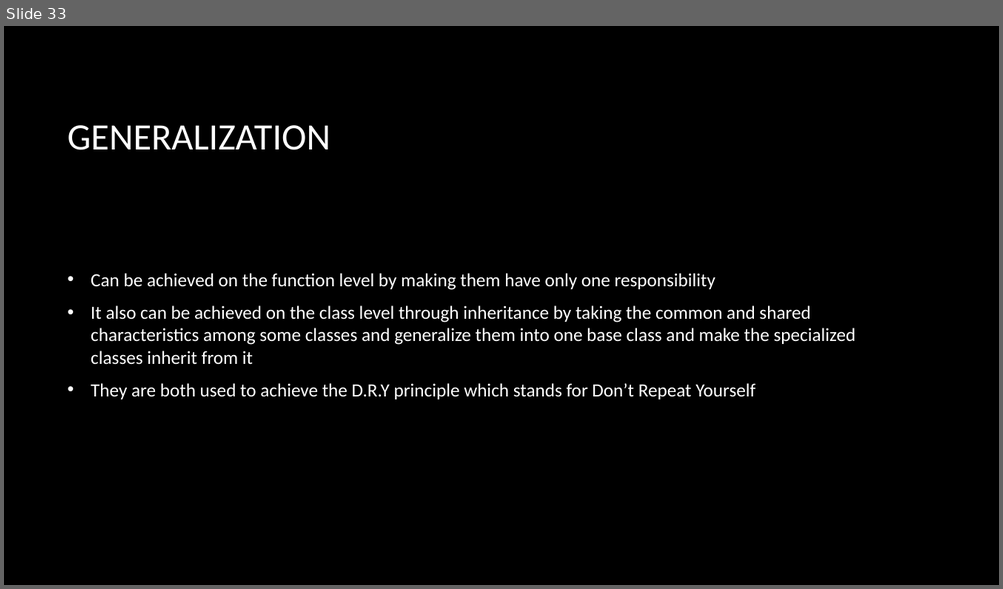
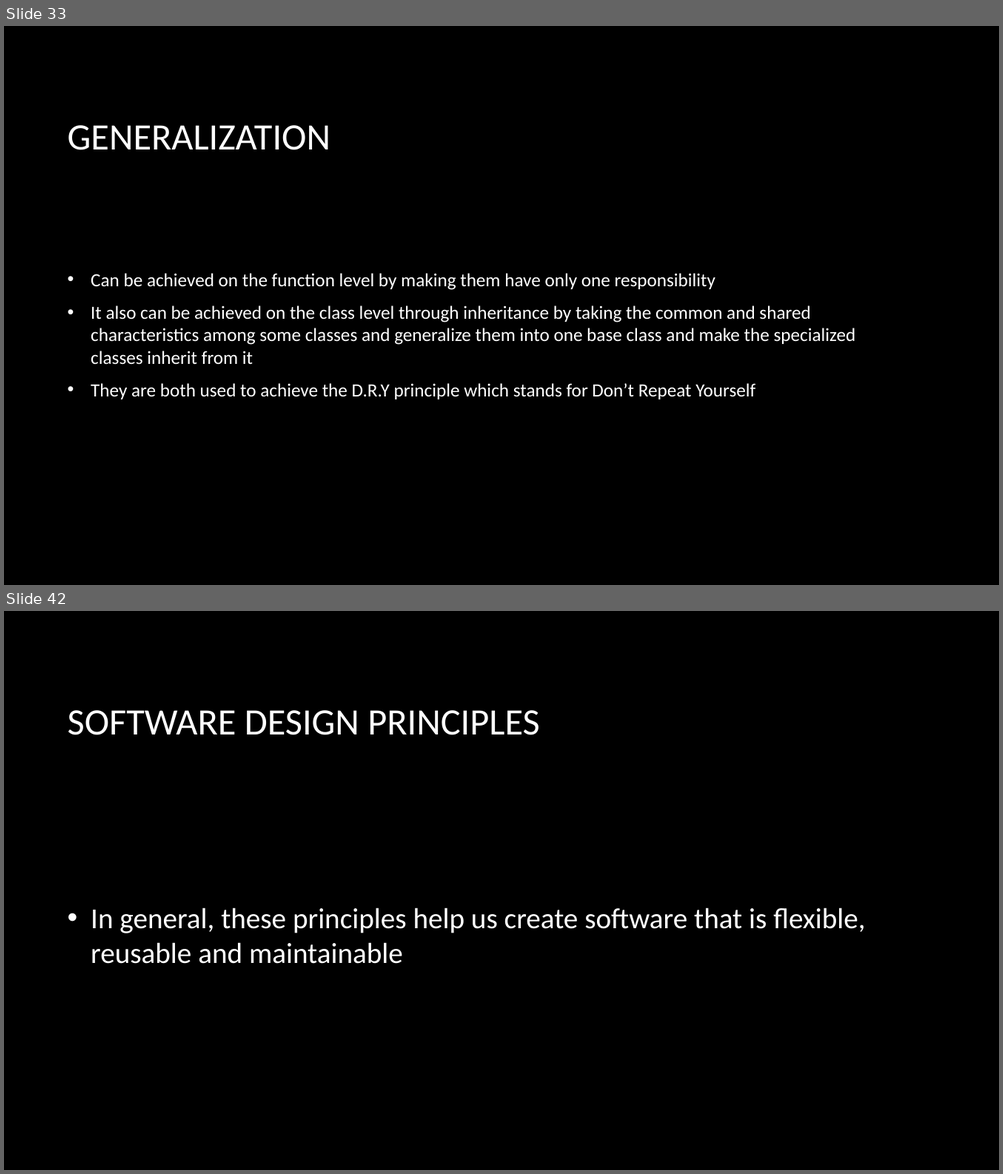
Before and after one commit to ahmedmagdy492/My-Hacking-Tutorails, a slide deck: Study/Object Oriented Design/Week 1 Objectives.pptx. Shown one above the other, each under a label of ours: slide 33 before the commit, slides 33 and 42 after it; the slides between them are not shown. The pictures are 1003x589 and 1003x1174 pixels, drawn with LibreOffice and Linux fonts; fonts in the diff are those of the drawing; background and template pictures are left out. Boxes give left, top, right and bottom in pixels: in the first picture for what was removed or moved away, otherwise in the second. Text is boxed around its words. In the diff, an @@ line names an element or a change of style, - is before the commit and + after.

```diff
--- a/Study/Object Oriented Design/Week 1 Objectives.pptx
+++ b/Study/Object Oriented Design/Week 1 Objectives.pptx
@@ slide 42 added at (4, 611, 999, 1170), background picture (left out) @@
@@ title added at (68, 710, 539, 735), 36 pt, text #FFFFFF @@
+SOFTWARE DESIGN PRINCIPLES
@@ text added at (91, 908, 865, 964), 28 pt, text #FFFFFF @@
+• In general, these principles help us create software that is flexible, reusable and maintainable
```
Also in this commit, not shown: 1 slide changed, 9 other slides added, 4 other files.
